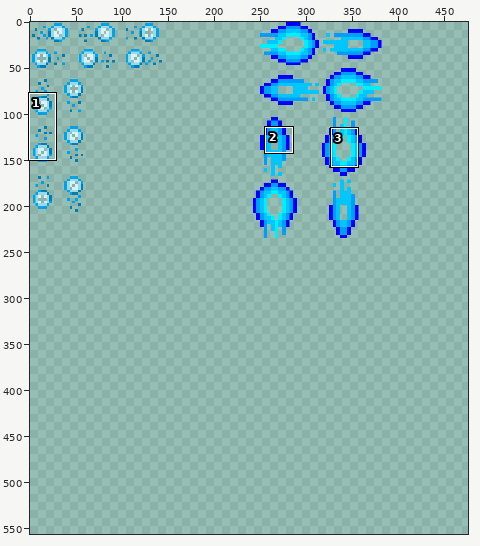
Sprite sheet: SDL8_Handout/Game/rtype/particles2.png. The first picture is a wide view before the edit; the outline marks the close-up.
Close-up. Before the edit:
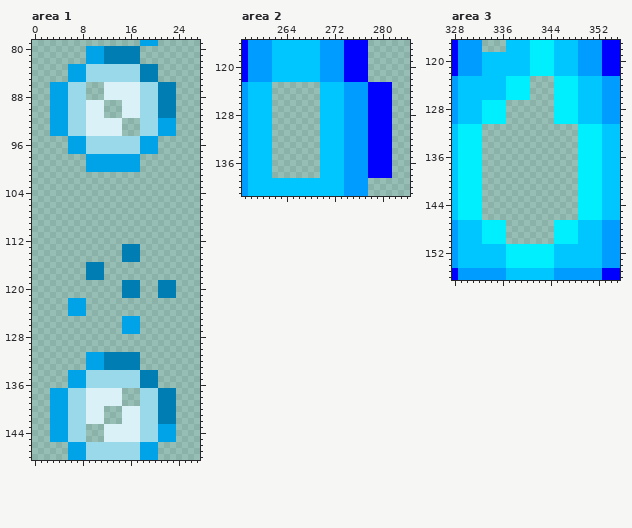
The file is 512x512 pixels. Colours within 5 levels of each other are drawn and written as one. Shown: area 1: x 0..27, y 79..148; area 2: x 257..284, y 116..141; area 3: x 328..355, y 117..156. The old version is drawn lined up with the new one, on the new canvas. The wide view leaves out empty margins. The commit also changed other parts of the picture, which this record leaves out.
The same view after the edit:
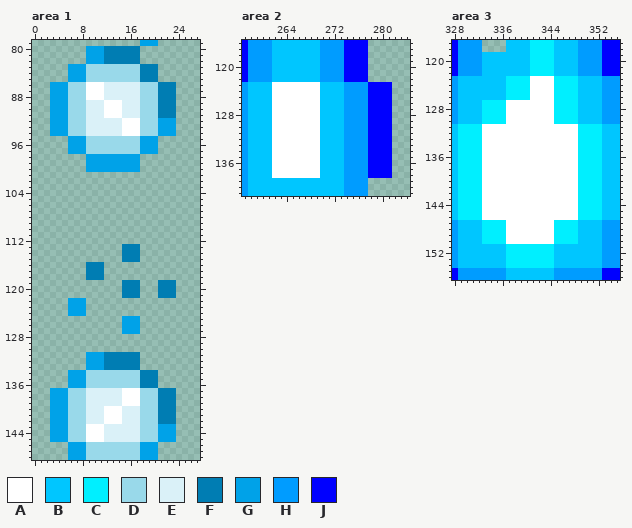
Palette (. is transparent): A #ffffff  B #00c6ff  C #00efff  D #99d9ea  E #daf1f8  F #007db3  G #00a2e8  H #009cff  J #0000ff
Diff:
canvas 512x512 -> 642x620
Area 1:
Colour A now appears in rows 86 to 88 at x 9 to 11; in rows 89 to 91 at x 12 to 14; in rows 92 to 94 at x 15 to 17; in rows 137 to 139 at x 15 to 17; in rows 140 to 142 at x 12 to 14; in rows 143 to 145 at x 9 to 11.
Area 2:
Colour A now appears in rows 123 to 138 at x 262 to 269.
Area 3:
Colour A now appears in rows 123 to 126 at x 341 to 344; in rows 127 to 130 at x 337 to 344; in rows 131 to 146 at x 333 to 348; in rows 147 to 150 at x 337 to 344.
Pixel boxes of the changes (left, top, right, bottom) in both close-ups:
added: (86, 82, 140, 136)
added: (86, 388, 140, 442)
added: (272, 82, 320, 178)
added: (482, 76, 578, 244)
